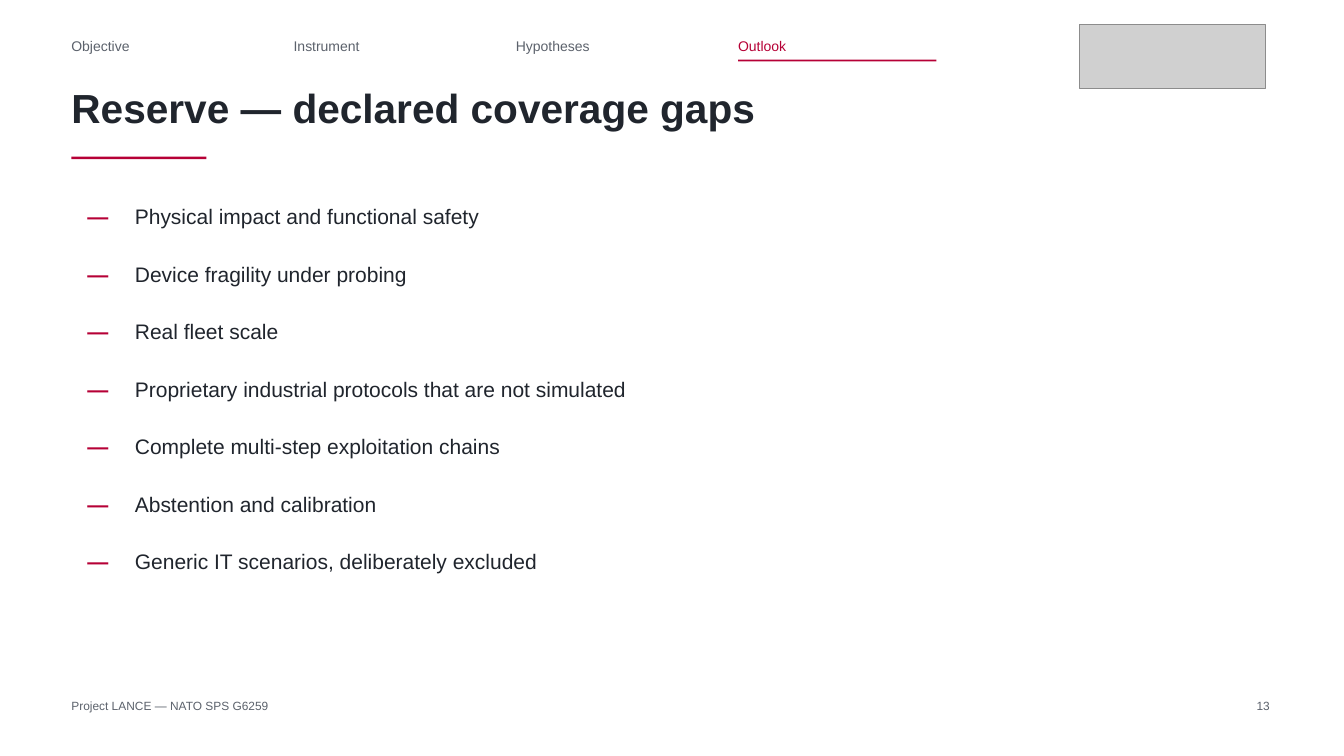
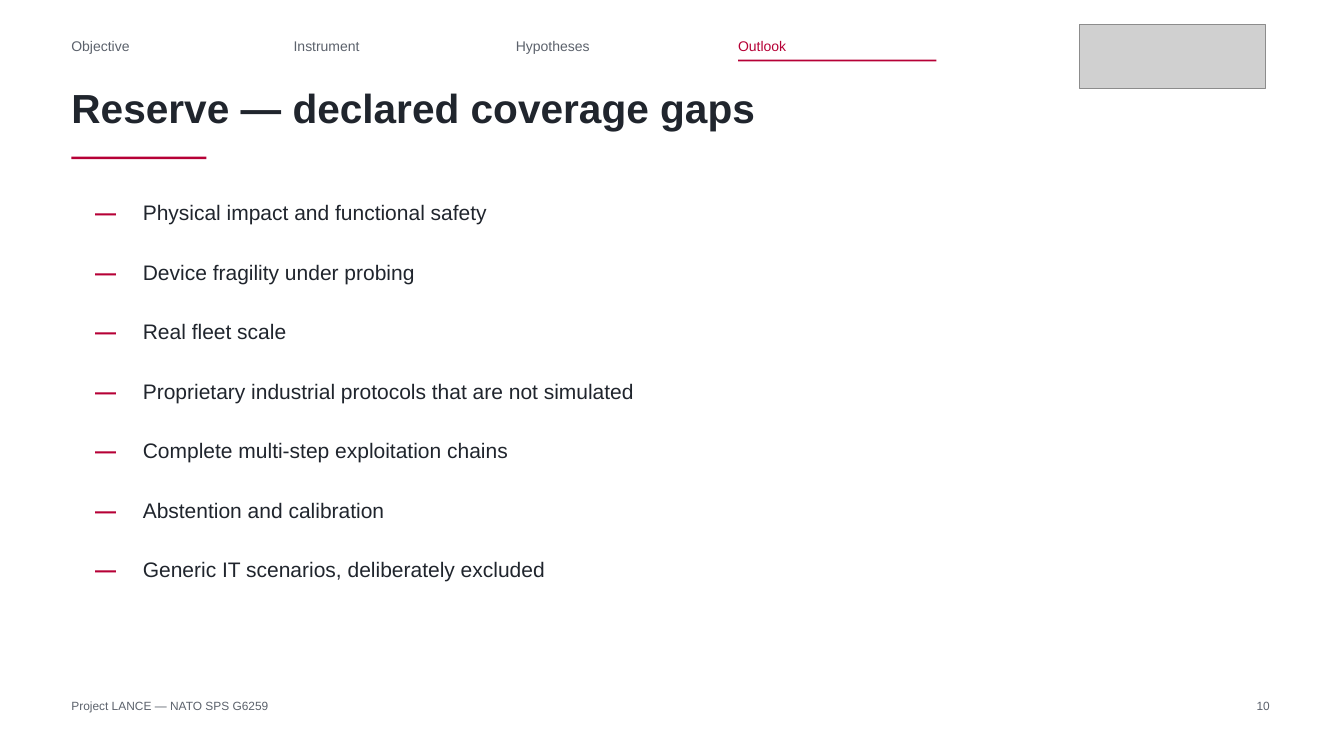
Before and after one commit to Tanguyvans/LANCE, a slide deck: slide 10 of objectifs/presentation-2026-10-23/slides.pptx (slide 13 before the commit). Drawn at 1344x756 pixels with LibreOffice and Linux fonts; fonts in the diff are those of the drawing; grey boxes stand for pictures. Boxes give left, top, right and bottom in pixels: in the first picture for what was removed or moved away, otherwise in the second. Text is boxed around its words. In the diff, an @@ line names an element or a change of style, - is before the commit and + after.

```diff
--- a/objectifs/presentation-2026-10-23/slides.pptx
+++ b/objectifs/presentation-2026-10-23/slides.pptx
@@ text "—": place and size @@
-text "—" at <box>88,199,127,234</box>
+text "—" at <box>95,195,134,230</box>
@@ text "Physical impact and functional safety": place and size @@
-text "Physical impact and functional safety" at <box>135,208,479,229</box>
+text "Physical impact and functional safety" at <box>143,204,487,225</box>
@@ text "Device fragility under probing": place and size @@
-text "Device fragility under probing" at <box>135,266,407,286</box>
+text "Device fragility under probing" at <box>143,264,414,284</box>
@@ text "Real fleet scale": place and size @@
-text "Real fleet scale" at <box>135,323,278,340</box>
+text "Real fleet scale" at <box>143,323,286,340</box>
@@ 3 texts: place and size @@
-3 texts at <box>88,256,127,406</box>
+3 texts at <box>95,254,134,408</box>
@@ text "Proprietary industrial protocols that are ...": place and size @@
-text "Proprietary industrial protocols that are ..." at <box>135,381,626,401</box>
+text "Proprietary industrial protocols that are ..." at <box>143,383,634,403</box>
@@ text "—": place and size @@
-text "—" at <box>88,429,127,464</box>
+text "—" at <box>95,433,134,468</box>
@@ text "Complete multi-step exploitation chains": place and size @@
-text "Complete multi-step exploitation chains" at <box>135,438,500,459</box>
+text "Complete multi-step exploitation chains" at <box>143,442,508,463</box>
@@ text "—": place and size @@
-text "—" at <box>88,486,127,521</box>
+text "—" at <box>95,492,134,527</box>
@@ text "Abstention and calibration": place and size @@
-text "Abstention and calibration" at <box>135,496,377,513</box>
+text "Abstention and calibration" at <box>143,502,385,519</box>
@@ text "—": place and size @@
-text "—" at <box>88,543,127,579</box>
+text "—" at <box>95,552,134,587</box>
@@ text "Generic IT scenarios, deliberately excluded": place and size @@
-text "Generic IT scenarios, deliberately excluded" at <box>135,553,537,574</box>
+text "Generic IT scenarios, deliberately excluded" at <box>143,561,545,582</box>
@@ text at <box>1257,701,1270,710</box>: text changed @@
-13
+10
```
Also in this commit, not shown: 9 other slides changed, 3 slides removed, 2 other files.
